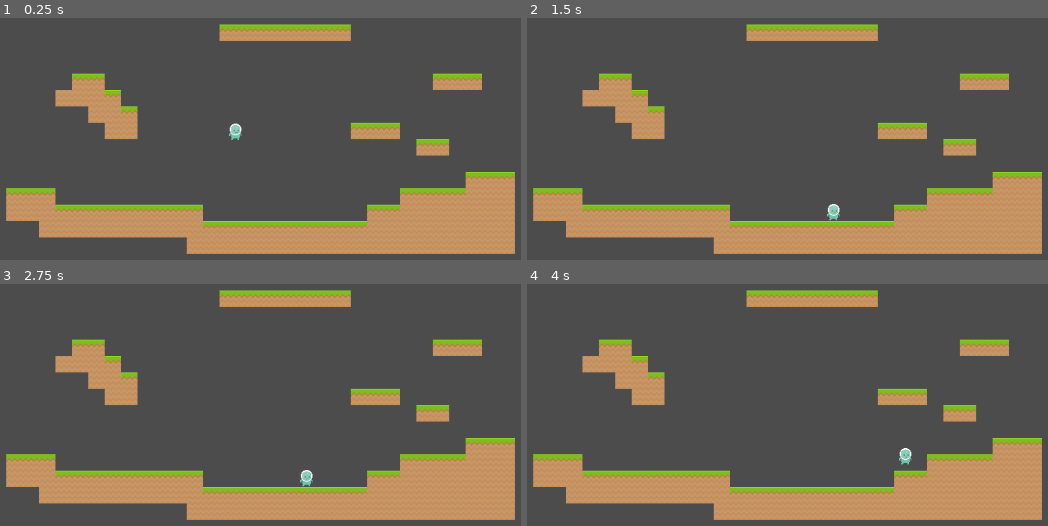
Above: before the commit, frames 1-4 (two rows, left to right).
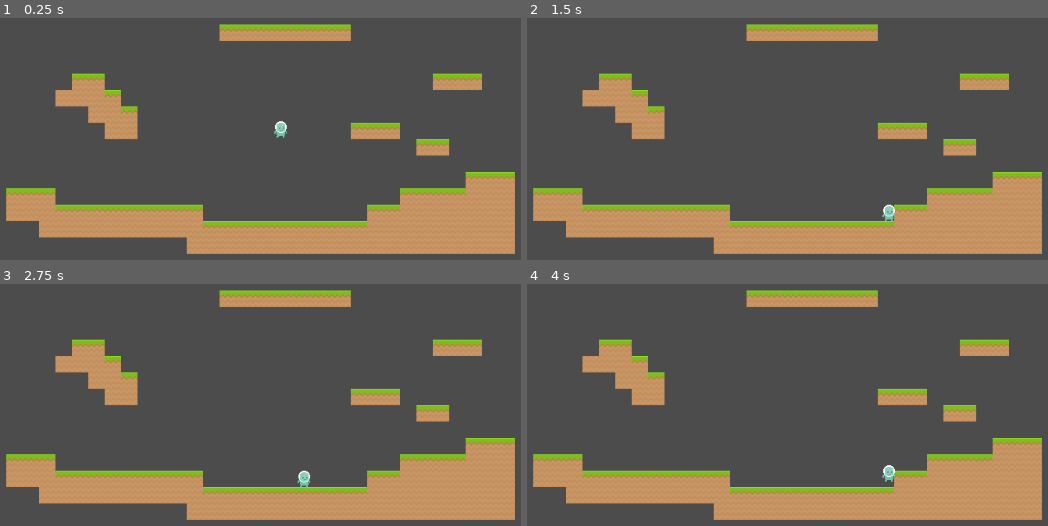
Above: after the commit, the same moments.

Repository: ItsSeaJay/montblanc-platinum
Game: Godot game, scene res://Main.tscn
The game is run twice, just before and just after one commit, with the same random seed, the same clock (stepped at 60 frames per second) and the same inputs.
Inputs:
- Up to frame 1 (0.25 s): no input
- Up to frame 2 (1.5 s): hold Right (ui_right) from 0.53 s (still down); tap Space (ui_select) at 0.6, 0.77, 1.07, 1.35 s
- Up to frame 3 (2.75 s): tap Space (ui_select) at 1.52, 1.82, 2.1 s; release Right (ui_right) at 2.03 s; hold Left (ui_left) from 2.03 s (still down)
- Up to frame 4 (4 s): release Left (ui_left) at 2.78 s; hold Right (ui_right) from 2.78 s (still down); tap Space (ui_select) at 2.85, 3.02, 3.32, 3.6, 3.77 s

The runs differ from the first frame. In frame 1, 0.3% of the frame differs, in the area x 43-56%, y 42-51%; in frame 2, 0.3%; in frame 3, 0.1%; in frame 4, 0.3%.

Commit message:
Get things working

Diff:
--- a/Main.tscn
+++ b/Main.tscn
@@ -12,5 +12,4 @@
 tile_data = PoolIntArray( 262165, 0, 0, 262166, 0, 0, 262167, 0, 0, 262168, 0, 0, 262169, 0, 0, 262170, 0, 0, 262171, 0 …(1496 unchanged characters)…
 
 [node name="Player" parent="." instance=ExtResource( 2 )]
-position = Vector2( 461.034, 200.632 )
-jump_height = 64
+position = Vector2( 519.768, 188.726 )
--- a/player/Player.gd
+++ b/player/Player.gd
@@ -1,27 +1,37 @@
 extends KinematicBody2D
 
-export (int) var jump_height = 32
-export (int) var jump_distance = 32
+export (int) var jump_height_min = 32
+export (int) var jump_height_max = 128
+export (int) var jump_ascend_distance = 128
+export (int) var jump_descend_distance = 64
 
-export (int) var run_speed = 100
-export (int) var acceleration = 1200
-export (int) var friction = 1200
+export (int) var run_speed = 128
+export (int) var acceleration = 512
+export (int) var friction = 512
 
 var jump_duration = 2
-var jump_speed = -get_jump_speed2(jump_height, run_speed, jump_distance)
-var gravity = -get_gravity2(jump_height, run_speed, jump_distance)
+var jump_speed = -get_jump_speed(jump_height_min, run_speed, jump_ascend_distance)
+var jump_gravity_min = -get_gravity(jump_height_min, run_speed, jump_ascend_distance)
+var jump_gravity_max = -get_gravity(jump_height_max, run_speed, jump_ascend_distance)
+var fall_gravity = -get_gravity(jump_height_max, run_speed, jump_descend_distance)
+
+var gravity = jump_gravity_min
 
 var velocity = Vector2()
 var jumping = false
+
+func _ready():
+	print(get_gravity(32, run_speed, jump_ascend_distance))
 
 func _physics_process(delta):
 	var right = Input.is_action_pressed('ui_right')
 	var left = Input.is_action_pressed('ui_left')
 	var jump = Input.is_action_just_pressed('ui_select')
+	var jump_cancel = Input.is_action_just_released('ui_select')
 
 	if jump and is_on_floor():
-		jumping = true
 		velocity.y = jump_speed
+		gravity = jump_gravity_max
 
 	if right:
 		velocity.x = Global.approach(velocity.x, run_speed, acceleration * delta)
@@ -30,21 +40,16 @@
 	else:
 		velocity.x = Global.approach(velocity.x, 0, friction * delta)
 
+	if not is_on_floor():
+		if velocity.y > 0:
+			gravity = fall_gravity
+
 	velocity.y += gravity * delta
 
-	if jumping and is_on_floor():
-		jumping = false
+	velocity = move_and_slide(velocity, Vector2.UP)
 
-	velocity = move_and_slide(velocity, Vector2(0, -1))
-
-func get_jump_speed(height, duration):
-	return (2 * height) / duration
-
-func get_gravity(height, duration):
-	return (-2 * jump_height) / (jump_duration * jump_duration)
-
-func get_jump_speed2(height, speed, distance):
+func get_jump_speed(height, speed, distance):
 	return (2 * height * speed) / distance
 
-func get_gravity2(height, speed, distance):
+func get_gravity(height, speed, distance):
 	return (-2 * height * (speed * speed)) / (distance * distance)
--- a/player/Player.tscn
+++ b/player/Player.tscn
@@ -1,23 +1,16 @@
-[gd_scene load_steps=5 format=2]
+[gd_scene load_steps=4 format=2]
 
 [ext_resource path="res://player/tile_0020.png" type="Texture" id=1]
 [ext_resource path="res://player/Player.gd" type="Script" id=2]
 
 [sub_resource type="RectangleShape2D" id=1]
-extents = Vector2( 7.12535, 10.5 )
-
-[sub_resource type="CircleShape2D" id=2]
-radius = 6.0
+extents = Vector2( 6, 10.5 )
 
 [node name="Player" type="KinematicBody2D"]
 script = ExtResource( 2 )
 
+[node name="Sprite" type="Sprite" parent="."]
+texture = ExtResource( 1 )
+
 [node name="CollisionShape2D" type="CollisionShape2D" parent="."]
 shape = SubResource( 1 )
-
-[node name="CollisionShape2D2" type="CollisionShape2D" parent="."]
-position = Vector2( 0, 5 )
-shape = SubResource( 2 )
-
-[node name="Sprite" type="Sprite" parent="."]
-texture = ExtResource( 1 )
